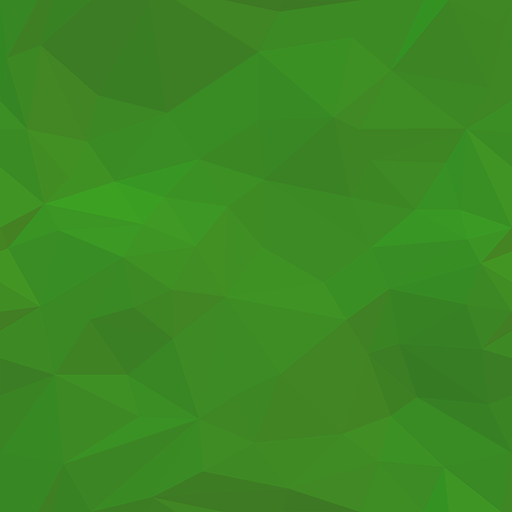
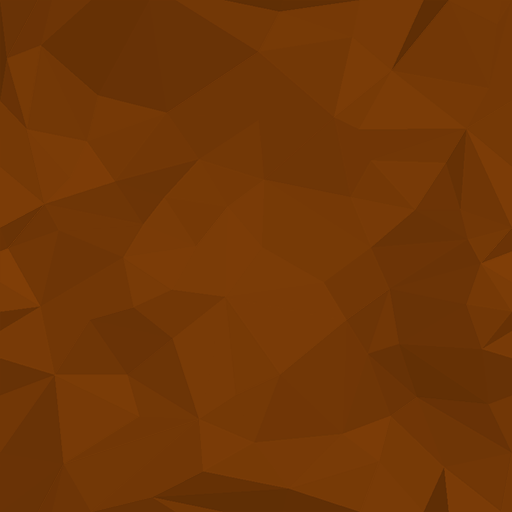
Two versions of the same layered image (512 x 512). Layer-by-layer changes:
"Layer 1": opacity 30% → 100% over [0, 0, 512, 512]
added layer "Layer 3" above "Layer 2" over [0, 0, 512, 512]
added layer "Layer 2" above "GrassColor" over [0, 0, 512, 512]
